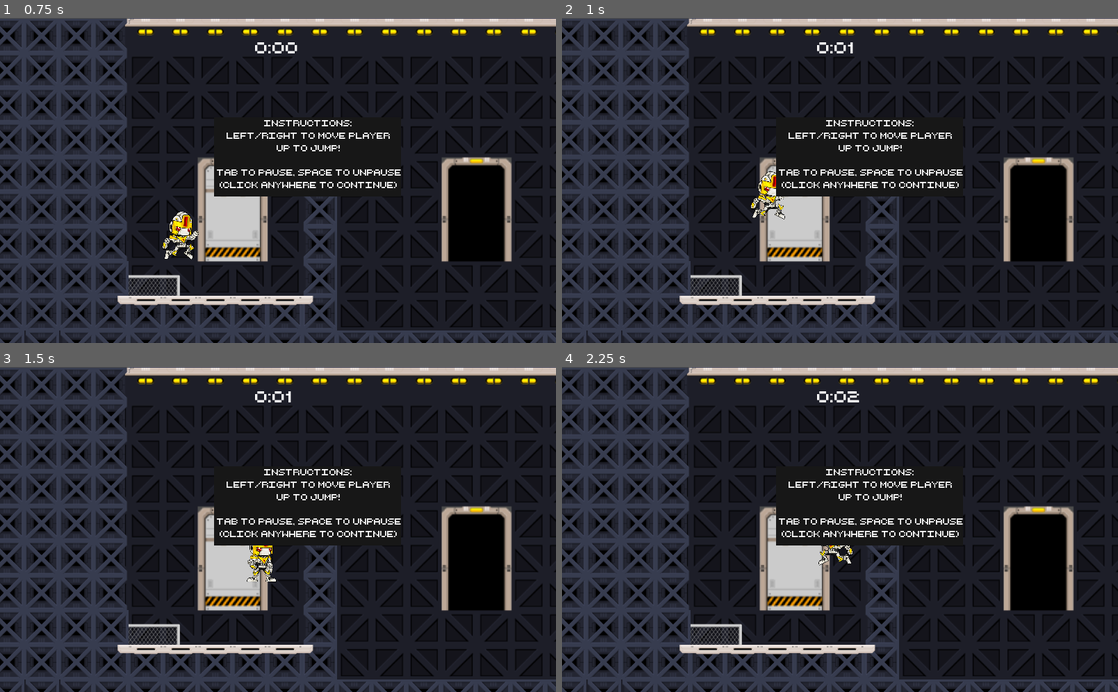
Above: before the commit, frames 1-4 (two rows, left to right).
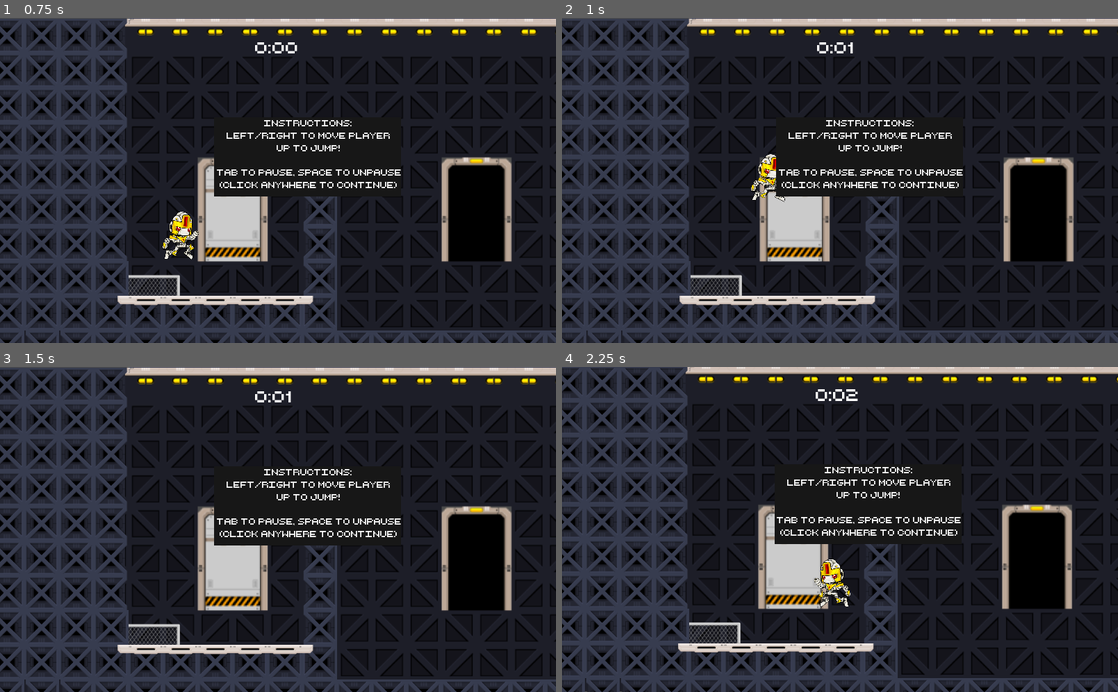
Above: after the commit, the same moments.

Repository: bsu-cs315/FP-LABS
Game: Godot game, scene res://src/Level-2.tscn
Same seed, same stepped clock (60 frames per second), same inputs: the game is played once before the commit and once after it. This scene is started directly instead of the project's main scene.
Inputs:
- Up to frame 1 (0.75 s): hold Right (move_right) from 0.53 s (still down); tap Up (jump) at 0.6 s
- Up to frame 2 (1 s): keep holding Right (move_right); tap Up (jump) at 0.77 s
- Up to frame 3 (1.5 s): keep holding Right (move_right); tap Up (jump) at 1.07, 1.35 s
- Up to frame 4 (2.25 s): tap Up (jump) at 1.52, 1.82, 2.1 s; release Right (move_right) at 2.03 s; hold Left (move_left) from 2.03 s (still down)

Frame 1 is identical in both runs. In frame 2, 0.6% of the frame differs, in the area x 33-41%, y 41-62%; in frame 3, 0.4%; in frame 4, 17%, in the area x 0-100%, y 0-100%.

Commit message:
Add double jump functionality
ONLY in level 2

Diff:
--- a/src/Level-2.gd
+++ b/src/Level-2.gd
@@ -29,6 +29,7 @@
 
 
 func _ready():
+	player.enable_double_jump()
 	instructions_popup.popup()
 
 
--- a/src/Player.gd
+++ b/src/Player.gd
@@ -11,6 +11,8 @@
 var _velocity := Vector2()
 var shake_intensity := 0.0
 var is_airborne := false
+var double_jump_enabled := false
+var jump_count := 0
 
 onready var player_sprite = $AnimatedSprite
 onready var player_cam = $PlayerCam
@@ -50,9 +52,16 @@
 
 	check_landing()
 
-	if is_on_floor() and Input.is_action_just_pressed("jump"):
+	if !double_jump_enabled and is_on_floor() and Input.is_action_just_pressed("jump"):
 		_velocity.y = -JUMP_SPEED
 		jump_player.play()
+	if double_jump_enabled and Input.is_action_just_pressed("jump"):
+		if is_on_floor():
+			jump_count = 0
+		if jump_count < 2:
+			jump_count+=1
+			_velocity.y = -JUMP_SPEED
+			jump_player.play()
 
 	_velocity = move_and_slide(_velocity, Vector2.UP)
 
@@ -87,3 +96,7 @@
 
 func _on_ShakeTime_timeout():
 	shake_intensity = 0
+
+
+func enable_double_jump():
+	double_jump_enabled = true
